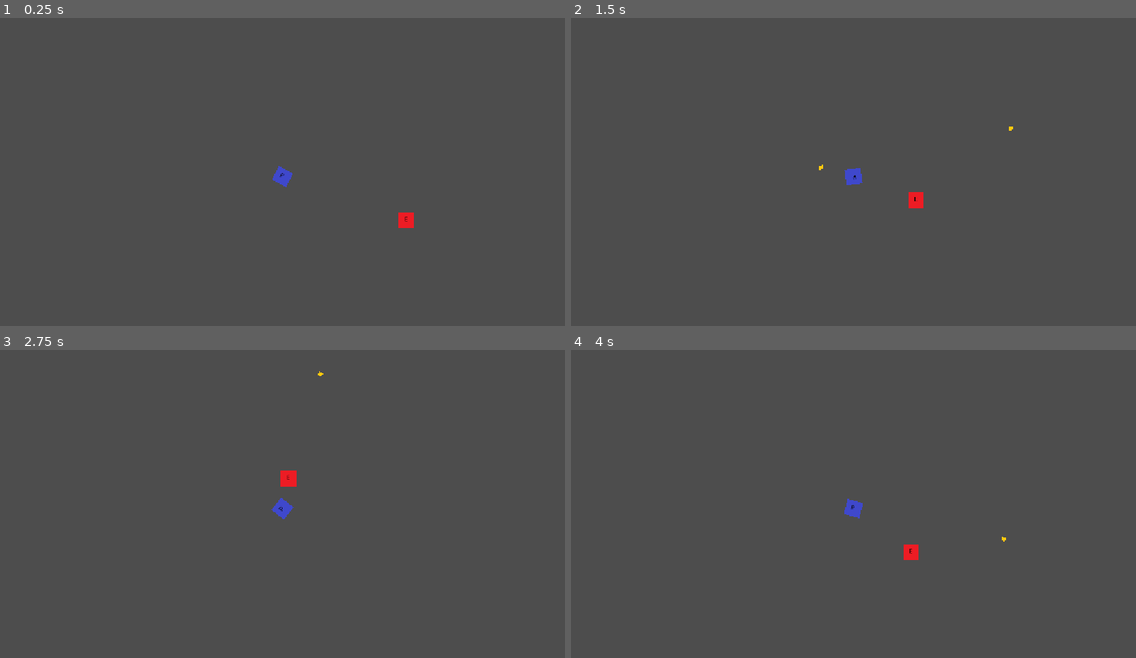
Above: before the commit, frames 1-4 (two rows, left to right).
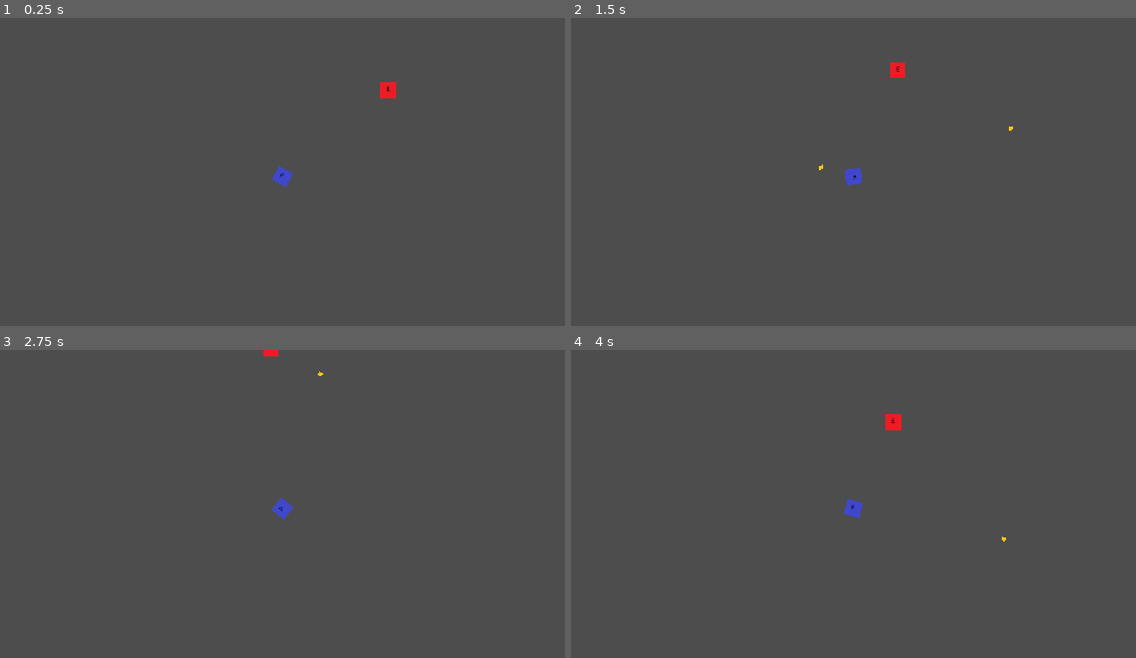
Above: after the commit, the same moments.

Repository: RJField/JazzySnazzy
Game: Godot game, scene res://src/levels/Room.tscn
Same seed, same stepped clock (60 frames per second), same inputs: the game is played once before the commit and once after it.
Inputs (mouse positions are in pixels of both pictures, inside the frame that each line leads up to):
- Up to frame 1 (0.25 s): no input
- Up to frame 2 (1.5 s): move the mouse to (977, 159) at 0.52 s; press the mouse at (977, 159) at 0.53 s; hold D (move_right) 0.53-1.28 s; move the mouse to (740, 193) at 1.27 s; release the mouse at (740, 193) at 1.28 s; hold S (move_down) from 1.28 s (still down); click (740, 193) at 1.35 s
- Up to frame 3 (2.75 s): move the mouse to (339, 439) at 2.02 s; release S (move_down) at 2.03 s; press the mouse at (339, 439) at 2.03 s; hold D (move_right) from 2.03 s (still down)
- Up to frame 4 (4 s): move the mouse to (825, 571) at 2.77 s; release D (move_right) at 2.78 s; release the mouse at (825, 571) at 2.78 s; hold W (move_up) 2.78-3.53 s; click (825, 571) at 2.85 s; move the mouse to (1023, 556) at 3.52 s; press the mouse at (1023, 556) at 3.53 s; hold A (move_left) from 3.53 s (still down)

The runs differ from the first frame. In frame 1, 0.3% of the frame differs, in the area x 67-74%, y 20-69%; in frame 2, 0.3%; in frame 3, 0.2%; in frame 4, 0.3%.

Commit message:
Added basic enemy spawner class

Diff:
--- a/src/entities/enemies/goblin.tres
+++ b/src/entities/enemies/goblin.tres
@@ -5,6 +5,7 @@
 
 [resource]
 script = ExtResource("1_doyp8")
+max_health = 250.0
 display_name = "Goblin"
 scene = ExtResource("1_hqpy2")
 metadata/_custom_type_script = "uid://cjdvlx48btii3"
--- a/src/levels/Room.tscn
+++ b/src/levels/Room.tscn
@@ -1,7 +1,8 @@
 [gd_scene format=3 uid="uid://cu0dwvqcmpi7h"]
 
 [ext_resource type="PackedScene" uid="uid://db1rrth7mybvq" path="res://src/entities/player/Player.tscn" id="1_fghu7"]
-[ext_resource type="PackedScene" uid="uid://cko62wutiaurc" path="res://src/entities/enemies/BaseEnemy.tscn" id="2_vs3x7"]
+[ext_resource type="PackedScene" uid="uid://cxtqsqgsg3f4u" path="res://src/levels/Spawner.tscn" id="2_vs3x7"]
+[ext_resource type="Resource" uid="uid://gv5xchtq5ofh" path="res://src/entities/enemies/goblin.tres" id="3_evsmo"]
 
 [sub_resource type="RectangleShape2D" id="RectangleShape2D_hibjq"]
 size = Vector2(55.5, 646.5)
@@ -40,5 +41,7 @@
 [node name="Player" parent="Entities" unique_id=151813150 instance=ExtResource("1_fghu7")]
 motion_mode = 1
 
-[node name="BaseEnemy" parent="Entities" unique_id=1478121783 instance=ExtResource("2_vs3x7")]
-position = Vector2(247, 89)
+[node name="Spawner" parent="." unique_id=1686735992 node_paths=PackedStringArray("container") instance=ExtResource("2_vs3x7")]
+position = Vector2(211, -177)
+def = ExtResource("3_evsmo")
+container = NodePath("../Entities")
--- /dev/null
+++ b/src/levels/Spawner.gd
@@ -0,0 +1,24 @@
+class_name Spawner extends Marker2D
+
+@export var def: EnemyData
+@export var container: Node2D
+
+func _ready() -> void:
+    spawn.call_deferred()
+
+
+func spawn() -> Node:
+        if def == null:
+           push_error("Def null")
+           return
+        if container == null:
+            push_error("Container null")
+            return
+        if def.scene == null:
+            push_error("def.scene null")
+            return
+        var enemy = def.scene.instantiate()
+        enemy.configure(def, null)
+        container.add_child(enemy)
+        enemy.global_position = global_position
+        return enemy
--- /dev/null
+++ b/src/levels/Spawner.tscn
@@ -0,0 +1,6 @@
+[gd_scene format=3 uid="uid://cxtqsqgsg3f4u"]
+
+[ext_resource type="Script" uid="uid://bfbbyk4756ciu" path="res://src/levels/Spawner.gd" id="1_xpt8c"]
+
+[node name="Spawner" type="Marker2D" unique_id=1686735992]
+script = ExtResource("1_xpt8c")
Not shown, added: src/levels/Spawner.gd.uid
